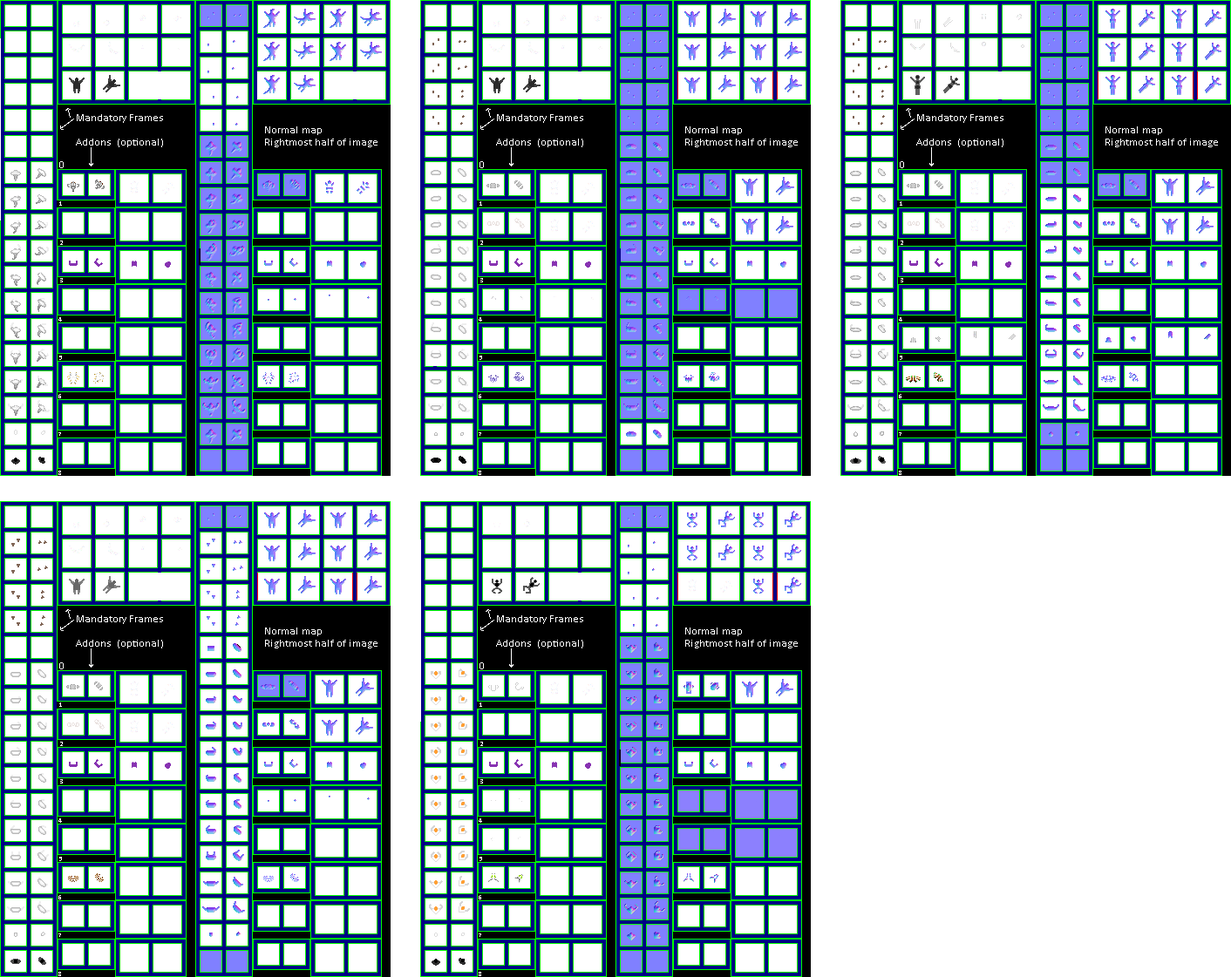
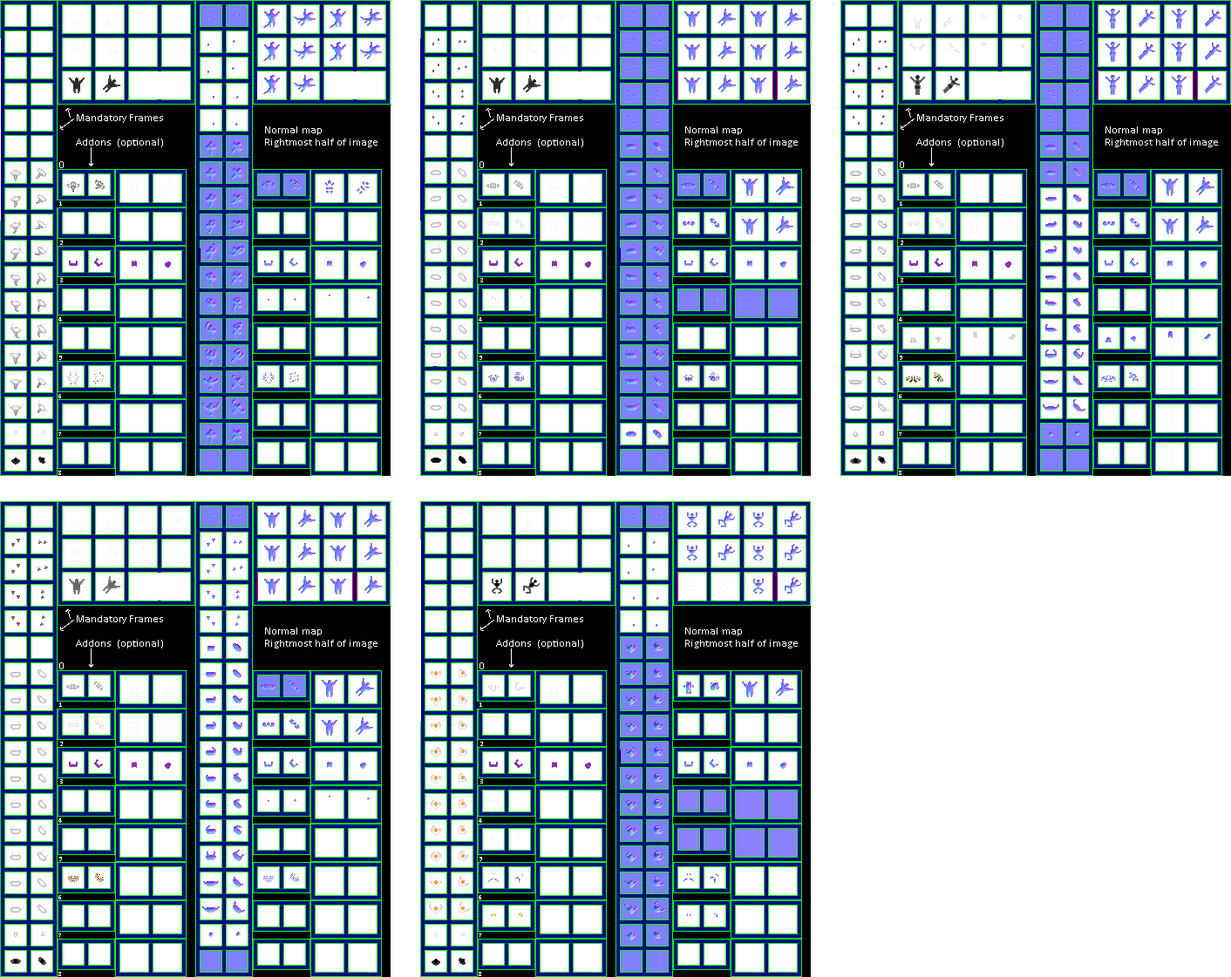
Two versions of the same layered image (1231 × 977). Layer-by-layer changes:
painted on "Color" over [67, 372, 104, 385]
painted on "Sprite" (1st of 10, in "Amevia" › "SPR") over [70, 381, 96, 385]
painted on "Sprite Normal" (1st of 4, in "Amevia" › "NRM") over [265, 381, 292, 385]
painted on "Sprite" (5th of 10, in "Tilapi" › "SPR") over [905, 372, 944, 383]
painted on "Sprite" (9th of 10, in "Garthimi" › "SPR1") over [490, 875, 523, 879]
added group "SPR2" with 2 layers in group "Garthimi" over [490, 913, 523, 918]
showed "Sprite" (10th of 10, in "Garthimi" › "SPR2"), moved it into group "SPR2", painted on it over [490, 875, 718, 918]
renamed "Normal" to "Normal1", painted on it over [686, 875, 718, 879]
added group "NRM2" with 2 layers in group "Garthimi" over [686, 913, 718, 918]
added layer "Normal2" in group "NRM2" over [686, 913, 718, 918]
